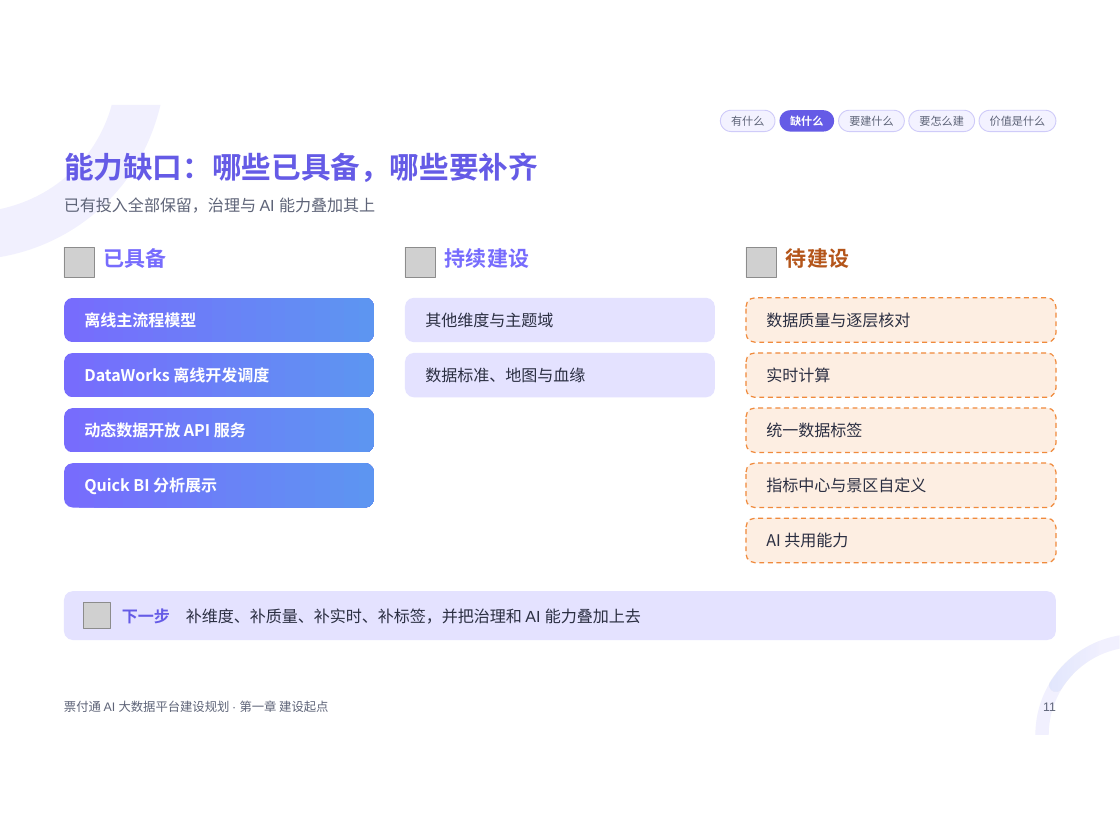
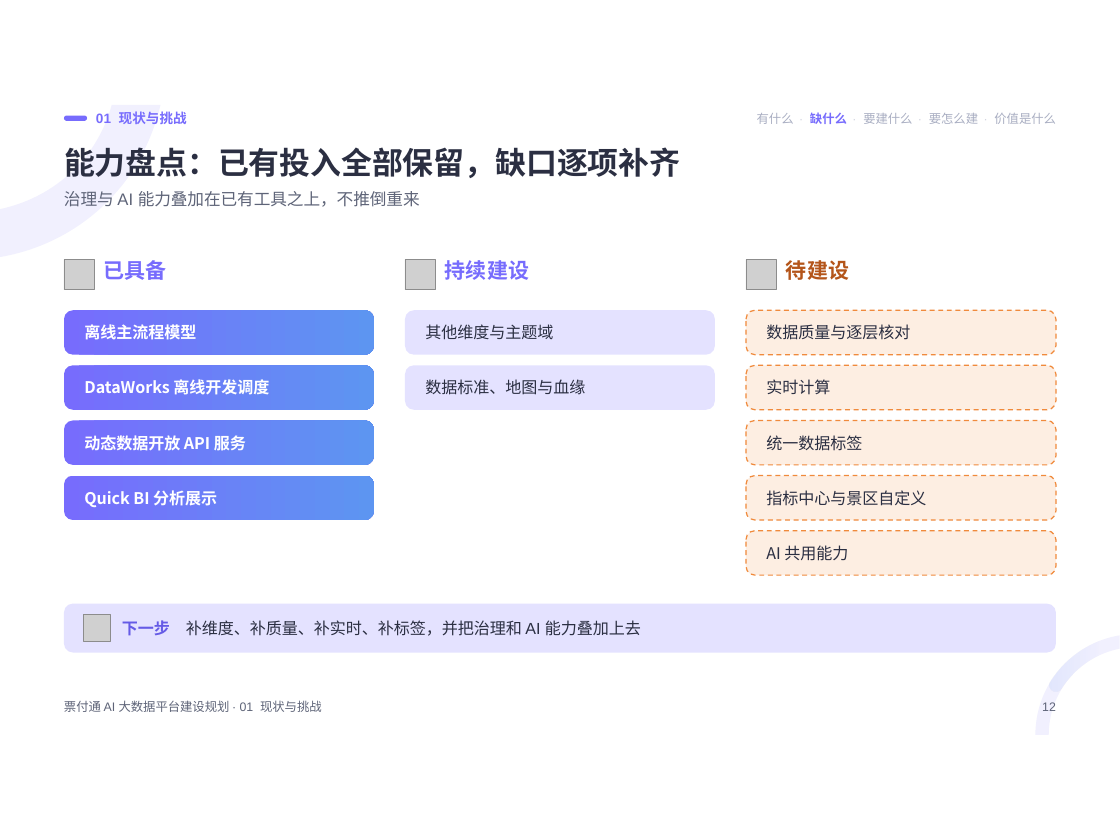
Before and after one commit to keanying/relevance, a slide deck: slide 12 of 票付通AI大数据平台建设规划.pptx (slide 11 before the commit). Drawn at 1120x840 pixels with LibreOffice and Linux fonts; fonts in the diff are those of the drawing; grey boxes stand for pictures. Boxes give left, top, right and bottom in pixels: in the first picture for what was removed or moved away, otherwise in the second. Text is boxed around its words. In the diff, an @@ line names an element or a change of style, - is before the commit and + after.

```diff
--- a/票付通AI大数据平台建设规划.pptx
+++ b/票付通AI大数据平台建设规划.pptx
@@ rounded rectangle added at (64, 116, 87, 121), fill #776CFD @@
@@ text added at (96, 111, 187, 124), 11 pt, text #776CFD, bold @@
+01 现状与挑战
@@ rounded rectangle removed at (720, 110, 774, 132) @@
-有什么
@@ text added at (757, 112, 1056, 124), 10 pt, text #A9AEC2 @@
+有什么 · 缺什么 · 要建什么 · 要怎么建 · 价值是什么
@@ rounded rectangle removed at (780, 110, 834, 132) @@
-缺什么
@@ rounded rectangle removed at (838, 110, 904, 132) @@
-要建什么
@@ rounded rectangle removed at (908, 110, 974, 132) @@
-要怎么建
@@ rounded rectangle removed at (980, 110, 1056, 132) @@
-价值是什么
@@ title at (64, 147, 680, 178): text changed; size 24 to 25 pt; text colour #655BE6 to #2B2F42 @@
-能力缺口：哪些已具备，哪些要补齐
+能力盘点：已有投入全部保留，缺口逐项补齐
@@ text at (64, 191, 420, 207): text changed; size 13 to 13.5 pt @@
-已有投入全部保留，治理与 AI 能力叠加其上
+治理与 AI 能力叠加在已有工具之上，不推倒重来
@@ 8 rounded rectangles, 1 picture: place and size @@
-8 rounded rectangles, 1 picture at (64, 298, 1056, 629)
+8 rounded rectangles, 1 picture at (64, 310, 1056, 642)
@@ 4 texts, 4 rounded rectangles, 3 pictures: place and size @@
-4 texts, 4 rounded rectangles, 3 pictures at (64, 247, 1056, 640)
+4 texts, 4 rounded rectangles, 3 pictures at (64, 260, 1056, 652)
@@ text at (64, 700, 322, 712): text changed @@
-票付通 AI 大数据平台建设规划 · 第一章 建设起点
+票付通 AI 大数据平台建设规划 · 01 现状与挑战
@@ text at (1042, 702, 1056, 711): text changed @@
-11
+12
```
Also in this commit, not shown: 51 other slides changed, 1 slide added, 1 slide removed.
